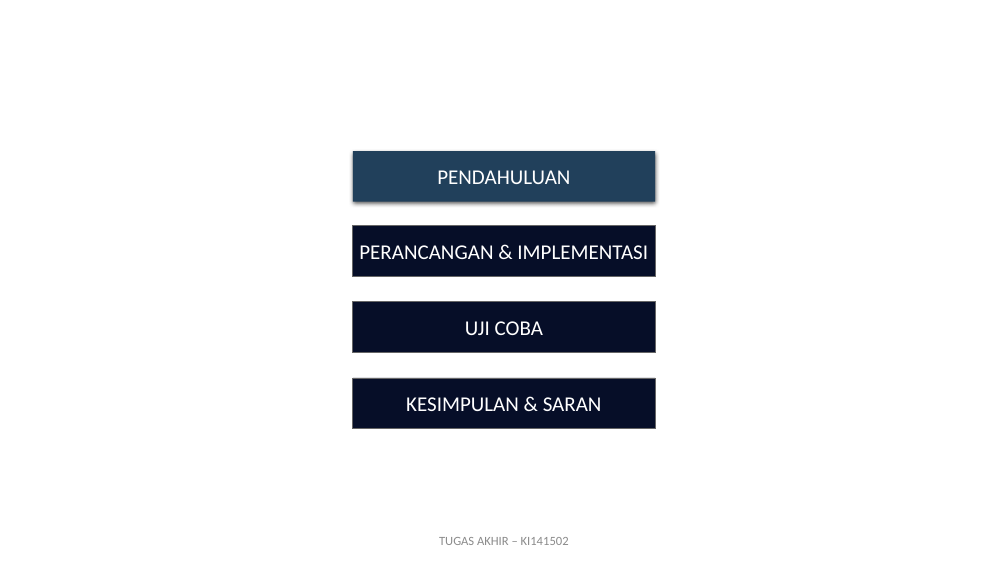
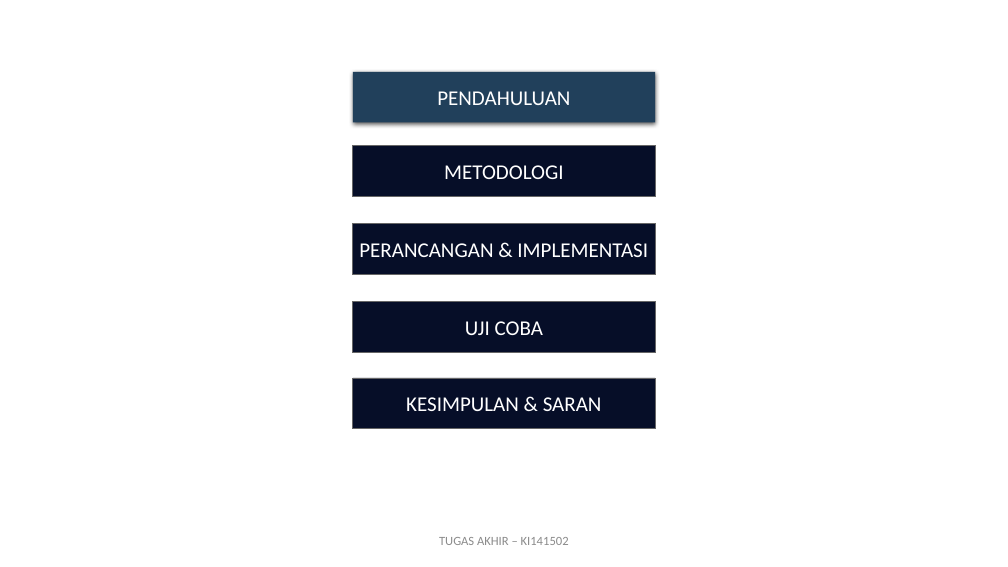
Before and after one commit to karyoutomoo/The-Tree-of-Heroes, a slide deck: slide 2 of 05111540000007-Faiq-Presentasi.pptx. Drawn at 1008x567 pixels with LibreOffice and Linux fonts; fonts in the diff are those of the drawing. Boxes give left, top, right and bottom in pixels: in the first picture for what was removed or moved away, otherwise in the second. Text is boxed around its words. In the diff, an @@ line names an element or a change of style, - is before the commit and + after.

```diff
--- a/05111540000007-Faiq-Presentasi.pptx
+++ b/05111540000007-Faiq-Presentasi.pptx
@@ rectangle "PENDAHULUAN": place and size @@
-rectangle "PENDAHULUAN" at box(353, 151, 656, 202)
+rectangle "PENDAHULUAN" at box(353, 72, 656, 123)
@@ rectangle added at box(353, 145, 656, 196), fill #060E28, outline #666666 0.5 pt, 20 pt, text #FFFFFF @@
+METODOLOGI
```
Also in this commit, not shown: 8 other slides changed, 12 slides added, 1 slide removed, 8 other files.
